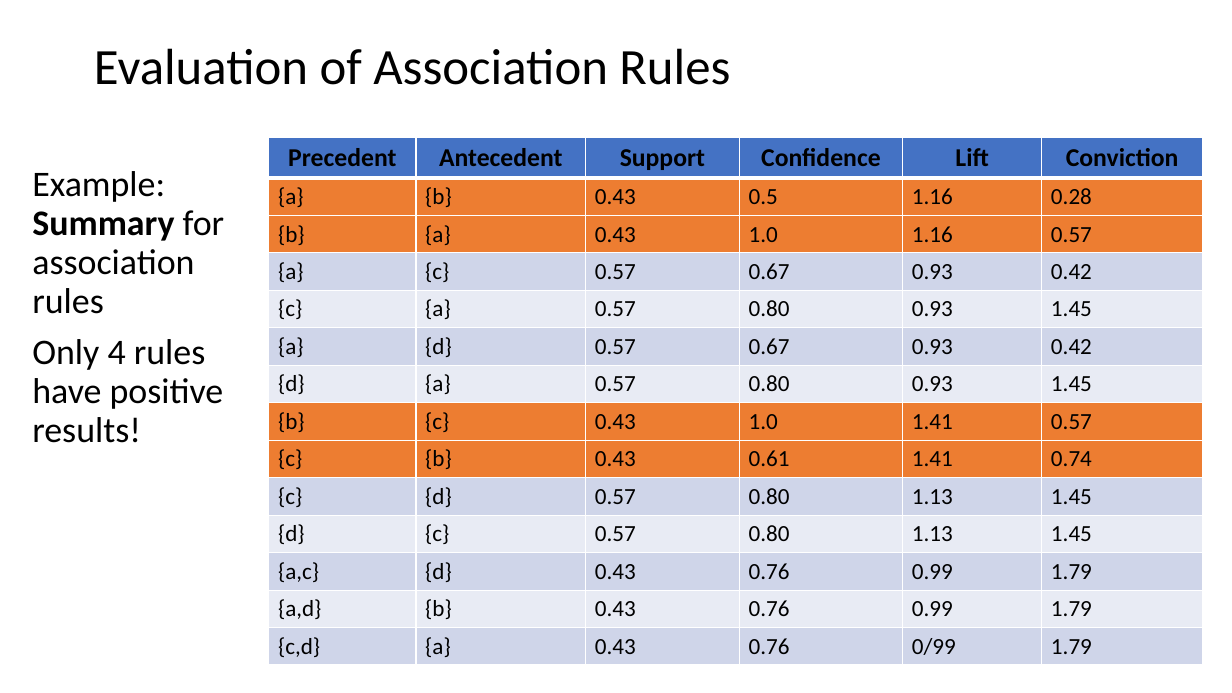
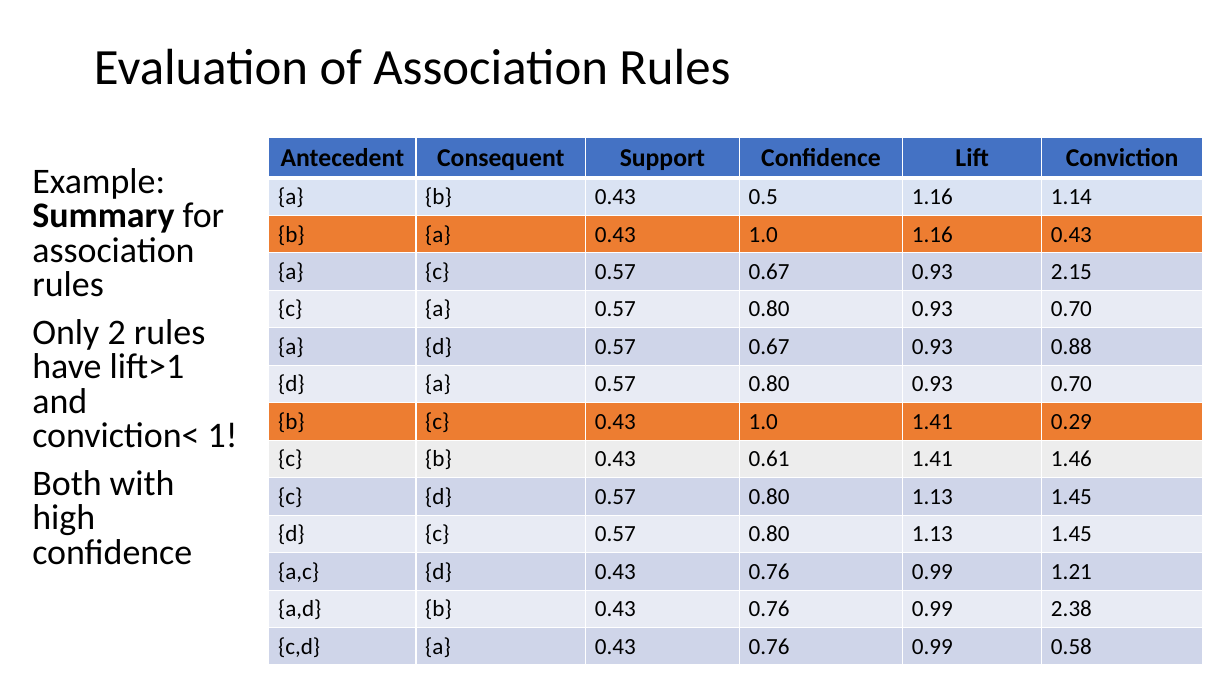
Before and after one commit to StephenElston/CSCI-E-108, a slide deck: slide 23 of slides/10_AssociationsFrequentItems.pptx. Drawn at 1232x693 pixels with LibreOffice and Linux fonts; fonts in the diff are those of the drawing. Boxes give left, top, right and bottom in pixels: in the first picture for what was removed or moved away, otherwise in the second. Text is boxed around its words. In the diff, an @@ line names an element or a change of style, - is before the commit and + after.

Commit message:
Typo corrections and small additons to slides

```diff
--- a/slides/10_AssociationsFrequentItems.pptx
+++ b/slides/10_AssociationsFrequentItems.pptx
@@ table at box(269, 138, 1203, 665) @@
-row 1, column 1: Precedent
+row 1, column 1: Antecedent
-row 1, column 2: Antecedent
+row 1, column 2: Consequent
-row 2, column 6: 0.28
+row 2, column 6: 1.14
-row 3, column 6: 0.57
+row 3, column 6: 0.43
-row 4, column 6: 0.42
+row 4, column 6: 2.15
-row 5, column 6: 1.45
+row 5, column 6: 0.70
-row 6, column 6: 0.42
+row 6, column 6: 0.88
-row 7, column 6: 1.45
+row 7, column 6: 0.70
-row 8, column 6: 0.57
+row 8, column 6: 0.29
-row 9, column 6: 0.74
+row 9, column 6: 1.46
-row 12, column 6: 1.79
+row 12, column 6: 1.21
-row 13, column 6: 1.79
+row 13, column 6: 2.38
-row 14, column 5: 0/99
+row 14, column 5: 0.99
-row 14, column 6: 1.79
+row 14, column 6: 0.58
@@ fill #ED7D31 to #DAE3F3 in row 2 @@
@@ fill #ED7D31 to #EDEDED in row 9 @@
@@ text at box(32, 168, 225, 297): line spacing 0.9 to 0.8 @@
@@ text at box(32, 319, 238, 565): text changed @@
-Only 4 rules have positive results!
+Only 2 rules have lift>1 and conviction< 1!
+Both with high confidence
```
Also in this commit, not shown: 12 other slides changed, 1 slide added.
